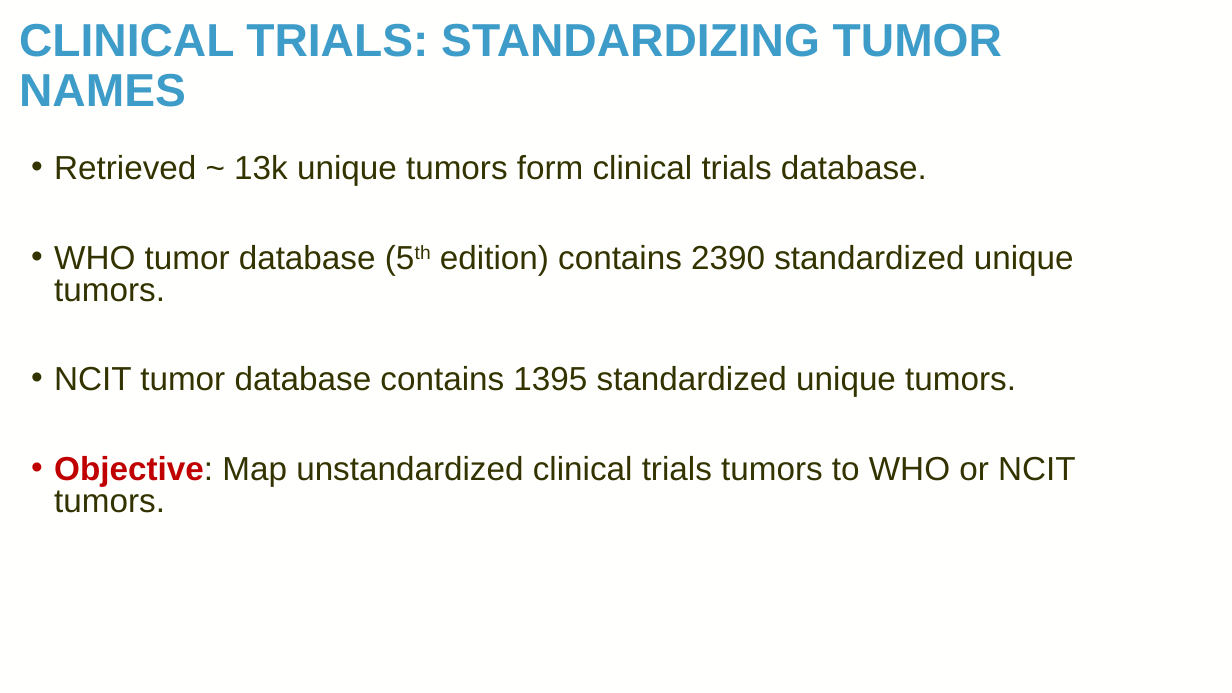
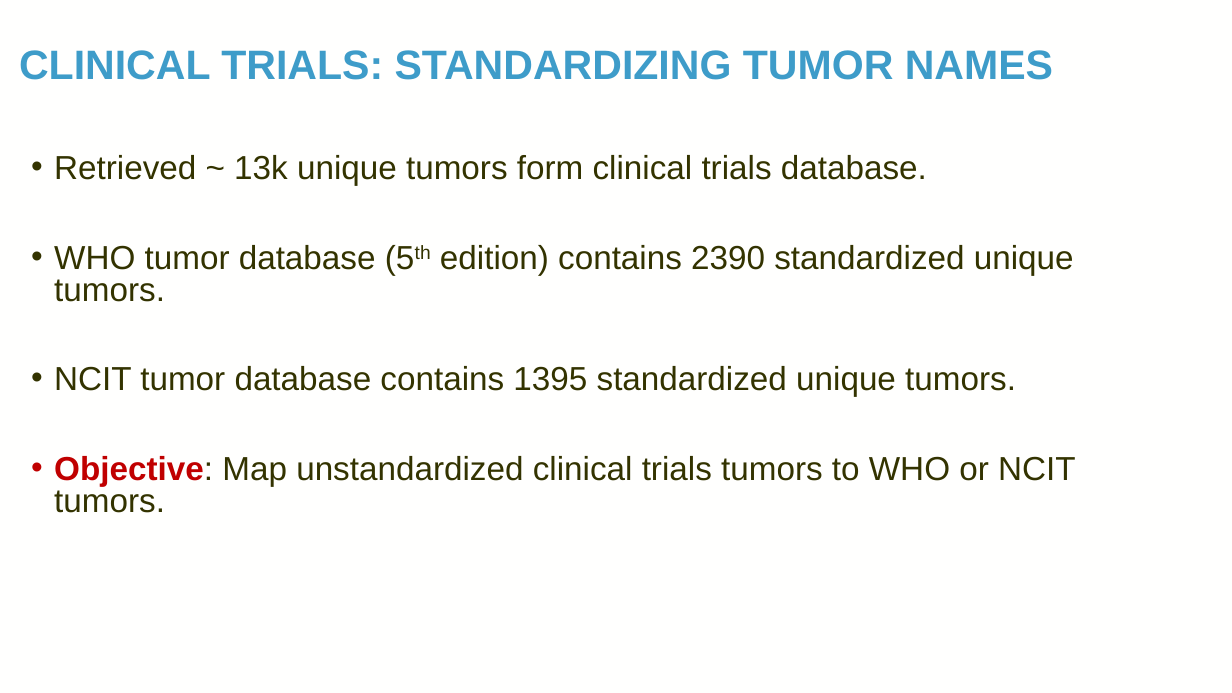
Before and after one commit to TaylorResearchLab/CANTOS, a slide deck: slide 11 of presentations/BIG_2024.pptx. Drawn at 1232x693 pixels with LibreOffice and Linux fonts; fonts in the diff are those of the drawing; background and template pictures are left out. Boxes give left, top, right and bottom in pixels: in the first picture for what was removed or moved away, otherwise in the second. Text is boxed around its words. In the diff, an @@ line names an element or a change of style, - is before the commit and + after.

```diff
--- a/presentations/BIG_2024.pptx
+++ b/presentations/BIG_2024.pptx
@@ title "CLINICAL TRIALS: STANDARDIZING TUMOR NAMES" at (x1=19, y1=50, x2=1053, y2=80): size 36 to 32 pt @@
```
Also in this commit, not shown: 6 slides added, 2 slides removed.
